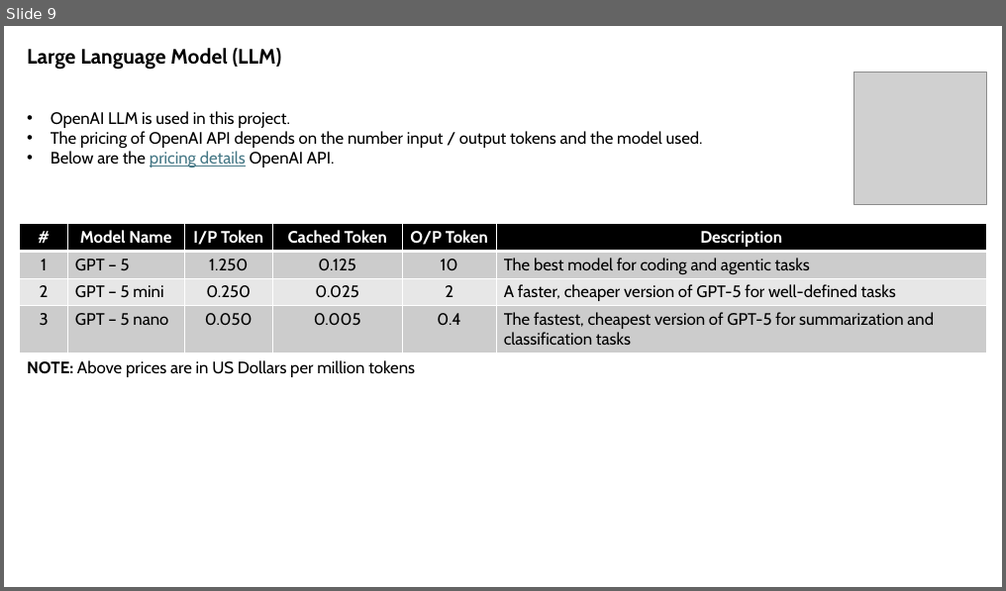
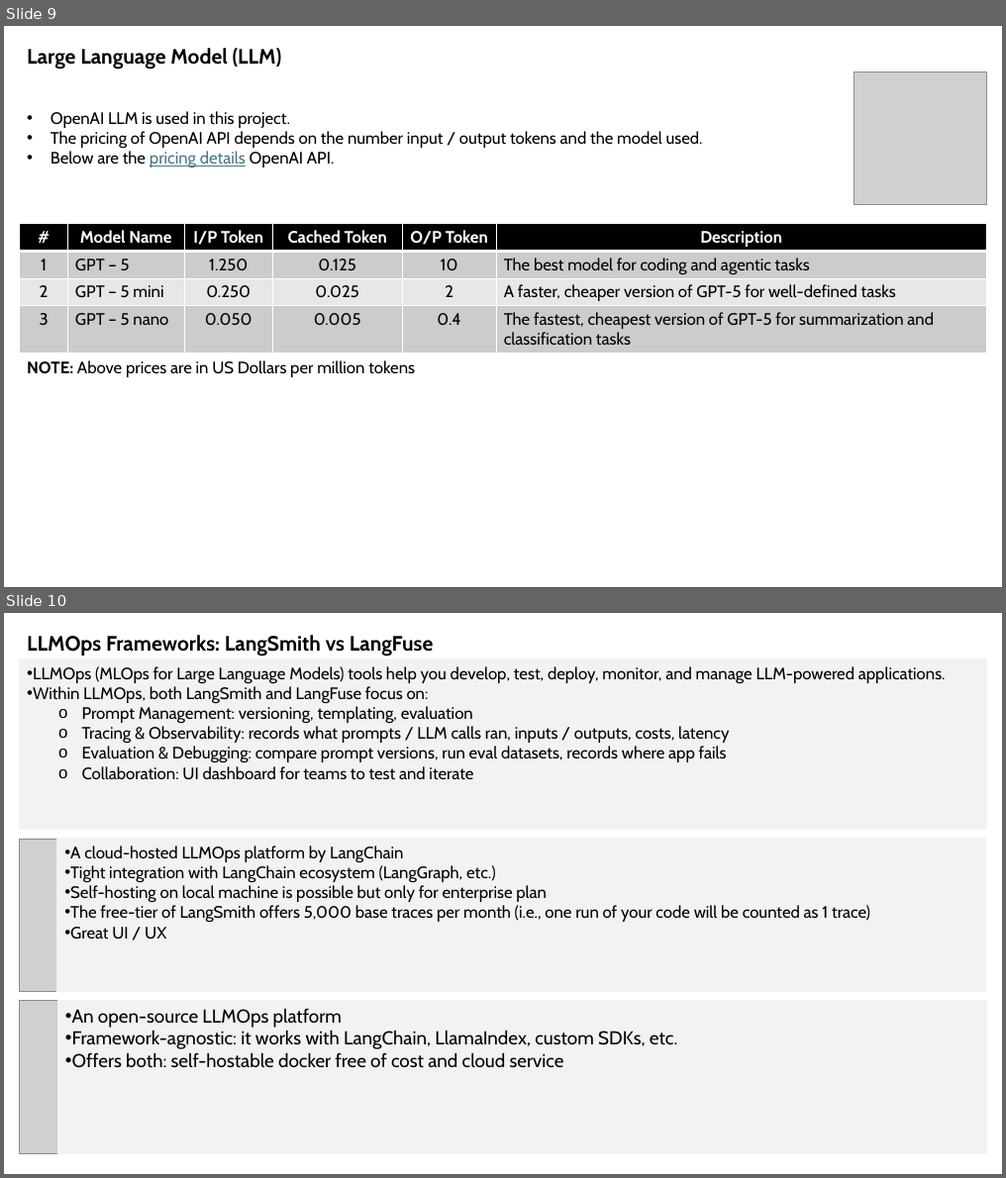
Before and after one commit to sansinghsanjay/sanjays_app, a slide deck: PaperPal/PaperPal.pptx. Shown one above the other, each under a label of ours: slide 9 before the commit, slides 9 and 10 after it. The pictures are 1006x591 and 1006x1178 pixels, drawn with LibreOffice and Linux fonts; fonts in the diff are those of the drawing; grey boxes stand for pictures. Boxes give left, top, right and bottom in pixels: in the first picture for what was removed or moved away, otherwise in the second. Text is boxed around its words. In the diff, an @@ line names an element or a change of style, - is before the commit and + after.

```diff
--- a/PaperPal/PaperPal.pptx
+++ b/PaperPal/PaperPal.pptx
@@ slide 10 added at (x1=4, y1=613, x2=1002, y2=1174), background #FFFFFF @@
@@ text added at (x1=27, y1=635, x2=434, y2=657), 20 pt, text #000000, bold @@
+LLMOps Frameworks: LangSmith vs LangFuse
@@ rectangle added at (x1=20, y1=660, x2=986, y2=830), fill #F2F2F2, outline #F2F2F2 1.5 pt, 16 pt, text #000000 @@
+• LLMOps (MLOps for Large Language Models) tools help you develop, test, deploy, monitor, and manage LLM-powered applications.
+• Within LLMOps, both LangSmith and LangFuse focus on:
+  o Prompt Management: versioning, templating, evaluation
+  o Tracing & Observability: records what prompts / LLM calls ran, inputs / outputs, costs, latency
+  o Evaluation & Debugging: compare prompt versions, run eval datasets, records where app fails
+  o Collaboration: UI dashboard for teams to test and iterate
@@ picture added at (x1=20, y1=839, x2=57, y2=991) @@
@@ rectangle added at (x1=57, y1=839, x2=985, y2=992), fill #F2F2F2, outline #F2F2F2 1.5 pt, 16 pt, text #000000 @@
+• A cloud-hosted LLMOps platform by LangChain
+• Tight integration with LangChain ecosystem (LangGraph, etc.)
+• Self-hosting on local machine is possible but only for enterprise plan
+• The free-tier of LangSmith offers 5,000 base traces per month (i.e., one run of your code will be counted as 1 trace)
+• Great UI / UX
@@ picture added at (x1=20, y1=1000, x2=57, y2=1154) @@
@@ rectangle added at (x1=57, y1=1001, x2=986, y2=1154), fill #F2F2F2, outline #F2F2F2 1.5 pt, 18 pt, text #000000 @@
+• An open-source LLMOps platform
+• Framework-agnostic: it works with LangChain, LlamaIndex, custom SDKs, etc.
+• Offers both: self-hostable docker free of cost and cloud service
```
Also in this commit, not shown: 1 other slide added, 2 other files.
